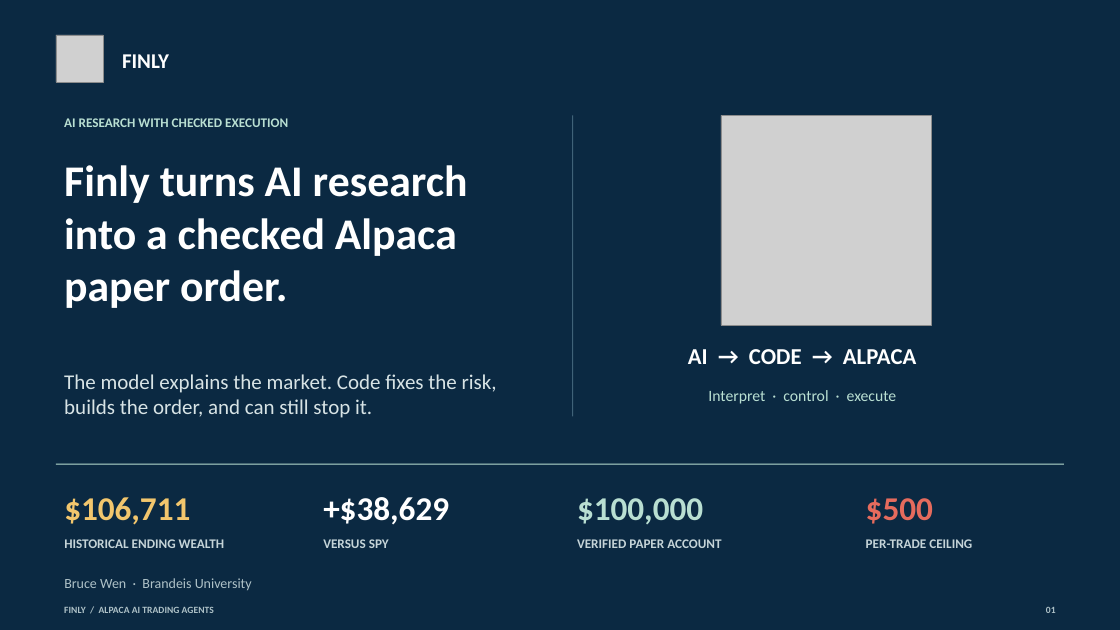
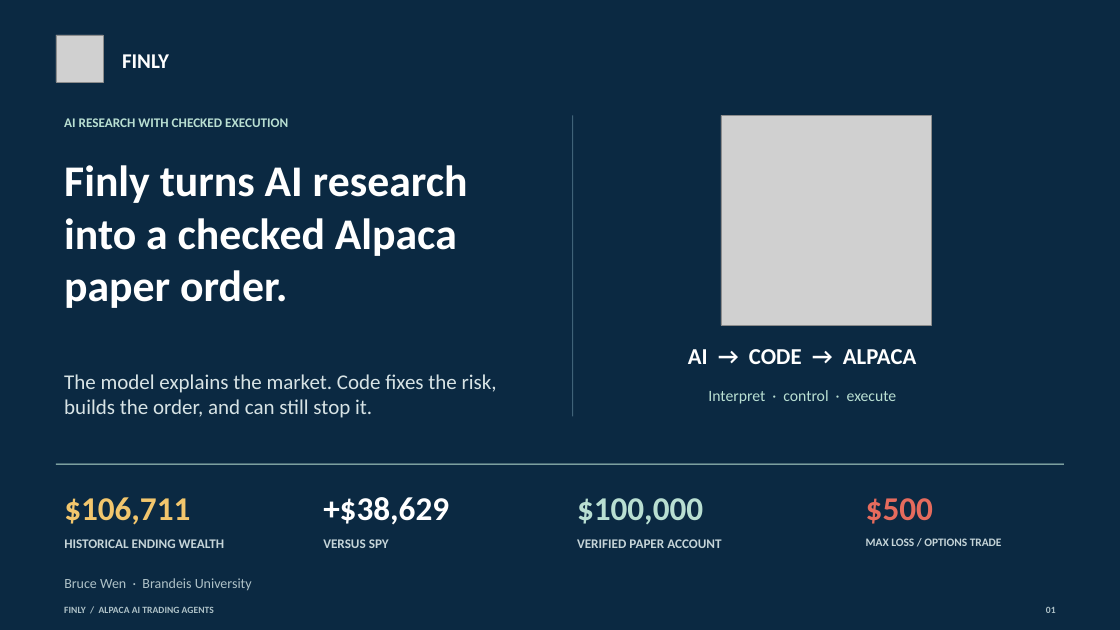
Before and after one commit to owlsowo/finly-bot, a slide deck: slide 1 of public/judge/Finly_Consulting_Deck.pptx. Drawn at 1120x630 pixels with LibreOffice and Linux fonts; fonts in the diff are those of the drawing; grey boxes stand for pictures. Boxes give left, top, right and bottom in pixels: in the first picture for what was removed or moved away, otherwise in the second. Text is boxed around its words. In the diff, an @@ line names an element or a change of style, - is before the commit and + after.

```diff
--- a/public/judge/Finly_Consulting_Deck.pptx
+++ b/public/judge/Finly_Consulting_Deck.pptx
@@ text at (866,538,1002,546): text changed; size 11.2 to 9.8 pt @@
-PER-TRADE CEILING
+MAX LOSS / OPTIONS TRADE
```
Also in this commit, not shown: 6 other slides changed, 18 other files.
